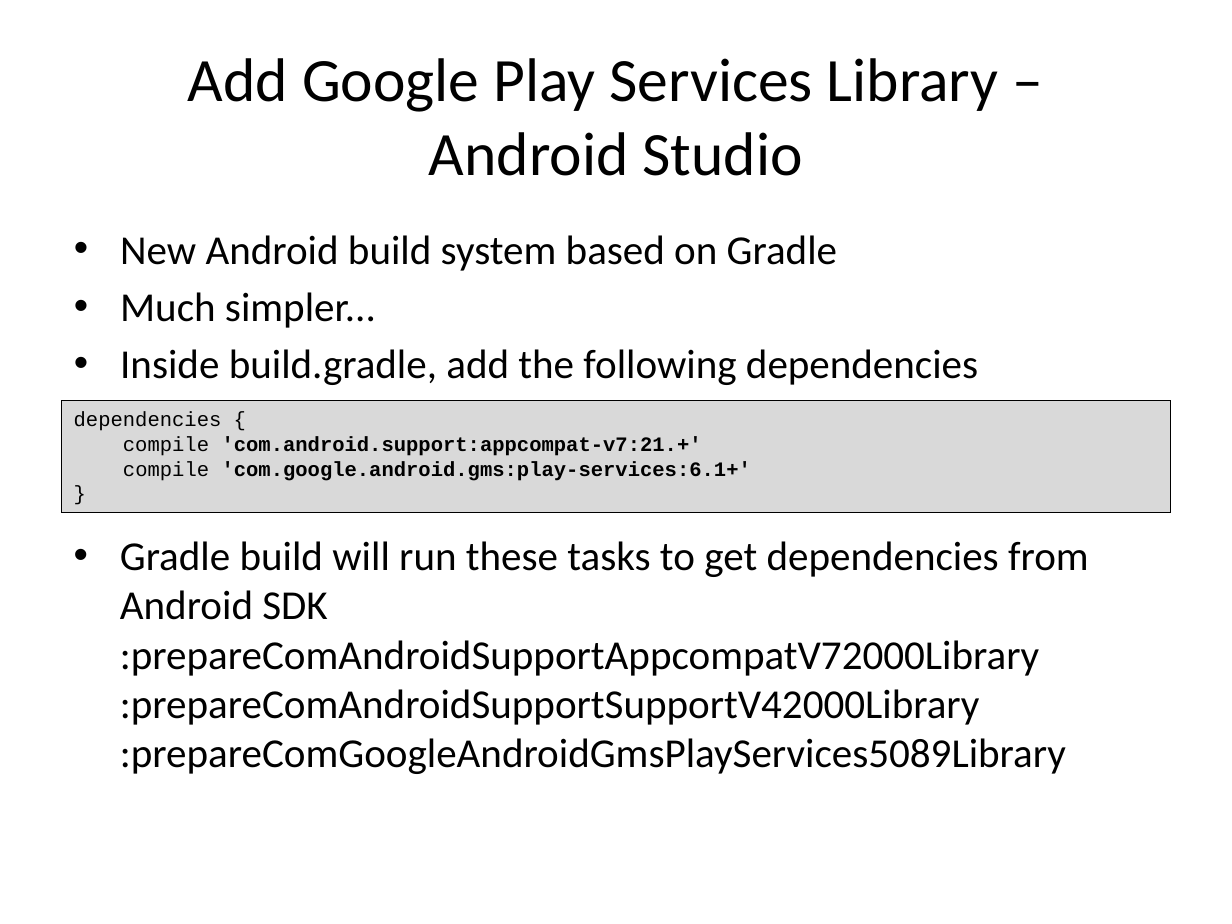
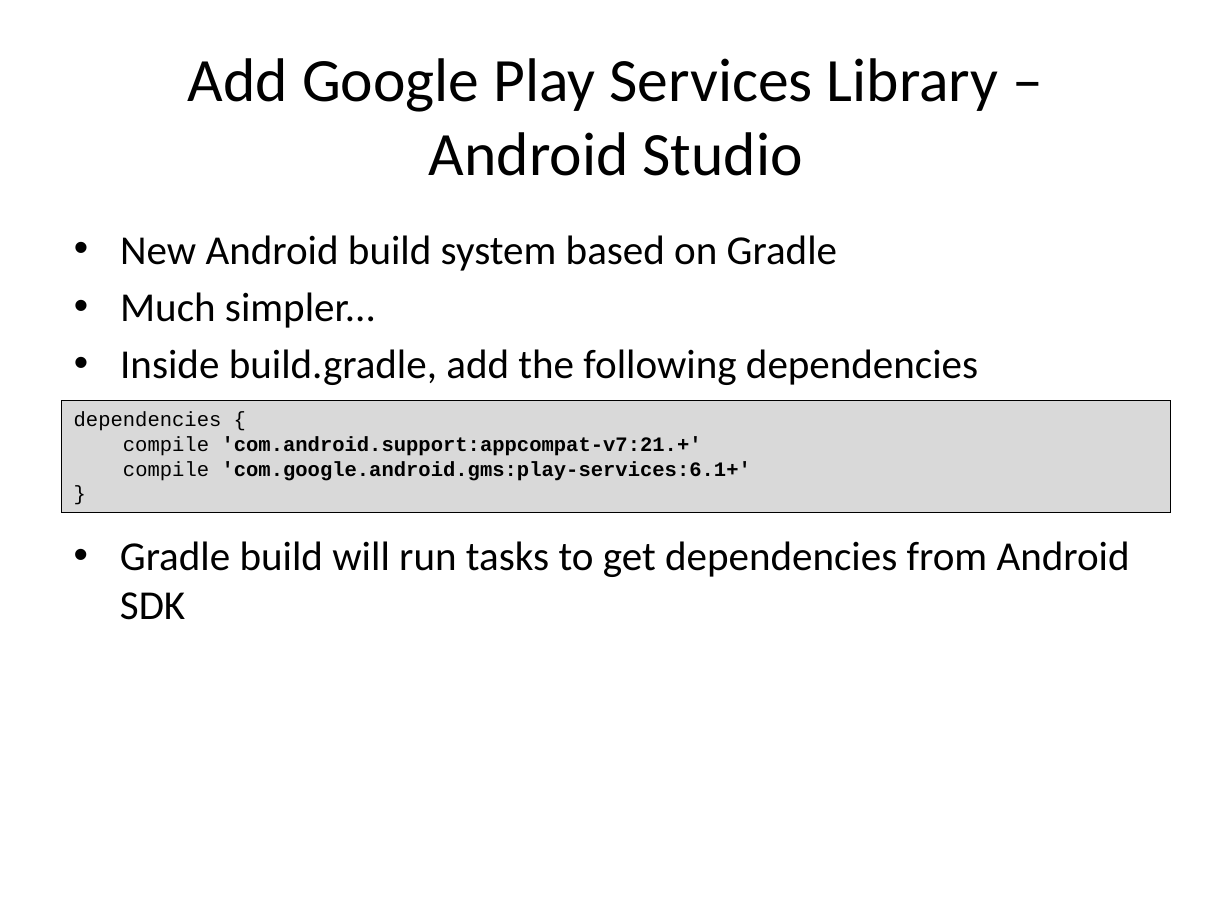
Before and after one commit to LeadingEDJE/MobilePushNotification, a slide deck: slide 12 of Implementing Push Notification in Android.pptx. Drawn at 1232x924 pixels with LibreOffice and Linux fonts; fonts in the diff are those of the drawing; background and template pictures are left out. Boxes give left, top, right and bottom in pixels: in the first picture for what was removed or moved away, otherwise in the second. Text is boxed around its words. In the diff, an @@ line names an element or a change of style, - is before the commit and + after.

```diff
--- a/Implementing Push Notification in Android.pptx
+++ b/Implementing Push Notification in Android.pptx
@@ text at (120, 541, 1130, 620): text changed @@
-• Gradle build will run these tasks to get dependencies from Android SDK
-  :prepareComAndroidSupportAppcompatV72000Library
-  :prepareComAndroidSupportSupportV42000Library
-  :prepareComGoogleAndroidGmsPlayServices5089Library
+• Gradle build will run tasks to get dependencies from Android SDK
```
Also in this commit, not shown: 5 other slides changed.
